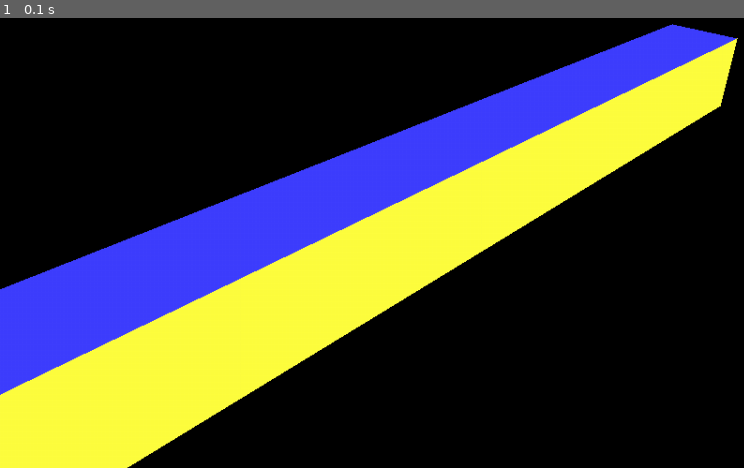
Above: before the commit, frame 1.
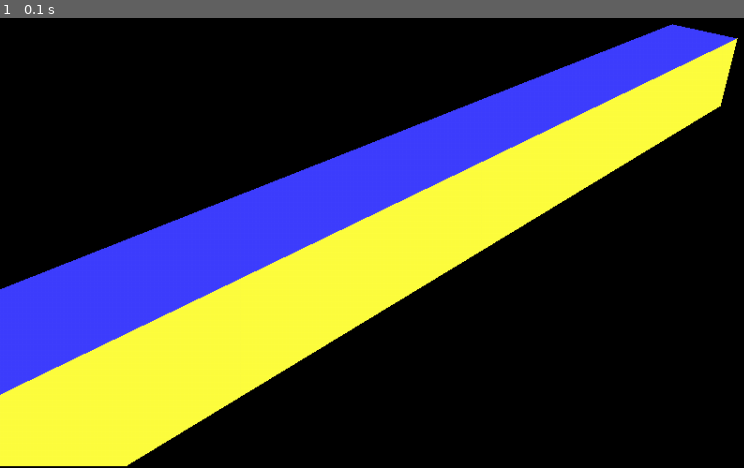
Above: after the commit, the same moment.

Repository: mooinglemur/2RX16
Game: pygame game, started from scripts/pygame-3d-scene.py
Same seed, same stepped clock (60 frames per second), same inputs: the game is played once before the commit and once after it.
Inputs:
- Up to frame 1 (0.1 s): no input

The runs differ from the first frame. In frame 1, 0.5% of the frame differs, in the area x 0-95%, y 22-100%.

Commit message:
clipping against all 4 edges

Diff:
--- a/scripts/pygame-3d-scene.py
+++ b/scripts/pygame-3d-scene.py
@@ -478,16 +478,21 @@
     return clipped_vertex
 
 
-def clip_face_against_edge(non_clipped_face, non_clipped_vertices, edge_name):
+def clip_face_against_edge(non_clipped_face, combined_vertices, edge_name):
     clipped_faces = []
-    clipped_vertices = []
+
+# FIXME: we should try to REUSE vertices!
+    start_vertex_index = len(combined_vertices)
+    svi = start_vertex_index
 
     # We need to check which of these vertices are INSIDE and OUTSIDE of the plane/edge we are clipping against
+
+    print(non_clipped_face['vertex_indices'])
 
     inside_vertices = []
     outside_vertices = []
     for vertex_index in range(3):
-        non_clipped_vertex = non_clipped_vertices[non_clipped_face['vertex_indices'][vertex_index]]
+        non_clipped_vertex = combined_vertices[non_clipped_face['vertex_indices'][vertex_index]]
 
         vertex_is_inside = is_2d_vertex_inside_edge(non_clipped_vertex, edge_name)
 
@@ -504,45 +509,45 @@
         pass
     elif (len(inside_vertices) == 3):
         # The triangle is completely inside the edge, we add it as-is
-        clipped_vertices += inside_vertices
+        combined_vertices += inside_vertices
         clipped_face = copy.deepcopy(non_clipped_face)
-        clipped_face['vertex_indices'] = [0,1,2]
+        clipped_face['vertex_indices'] = [0+svi,1+svi,2+svi]
         clipped_faces.append(clipped_face)
     elif (len(inside_vertices) == 1):
         # Out triangle gets shorter, so we return one smaller triangle
-        clipped_vertices.append(inside_vertices[0])
+        combined_vertices.append(inside_vertices[0])
         clipped_vertex_0 = clip_2d_vertex_against_edge(inside_vertices[0], outside_vertices[0], edge_name)
-        clipped_vertices.append(clipped_vertex_0)
+        combined_vertices.append(clipped_vertex_0)
         clipped_vertex_1 = clip_2d_vertex_against_edge(inside_vertices[0], outside_vertices[1], edge_name)
-        clipped_vertices.append(clipped_vertex_1)
+        combined_vertices.append(clipped_vertex_1)
         clipped_face = copy.deepcopy(non_clipped_face)
 # FIXME: we are NOT keeping the CORRECT ORDER of the vertices here!
-        clipped_face['vertex_indices'] = [0,1,2]
+        clipped_face['vertex_indices'] = [0+svi,1+svi,2+svi]
         clipped_faces.append(clipped_face)
     elif (len(inside_vertices) == 2):
         # We have a quad we have to split into two triangles
 
         # First triangle
-        clipped_vertices.append(inside_vertices[0])
+        combined_vertices.append(inside_vertices[0])
         clipped_vertex_1 = clip_2d_vertex_against_edge(inside_vertices[1], outside_vertices[0], edge_name)
-        clipped_vertices.append(clipped_vertex_1)
-        clipped_vertices.append(inside_vertices[1])
+        combined_vertices.append(clipped_vertex_1)
+        combined_vertices.append(inside_vertices[1])
 
         clipped_face = copy.deepcopy(non_clipped_face)
 # FIXME: we are NOT keeping the CORRECT ORDER of the vertices here!
-        clipped_face['vertex_indices'] = [0,1,2]
+        clipped_face['vertex_indices'] = [0+svi,1+svi,2+svi]
         clipped_faces.append(clipped_face)
 
         # Second triangle
         clipped_vertex_0 = clip_2d_vertex_against_edge(inside_vertices[0], outside_vertices[0], edge_name)
-        clipped_vertices.append(clipped_vertex_0)
+        combined_vertices.append(clipped_vertex_0)
 
         clipped_face = copy.deepcopy(non_clipped_face)
 # FIXME: we are NOT keeping the CORRECT ORDER of the vertices here!
-        clipped_face['vertex_indices'] = [0,3,1]
+        clipped_face['vertex_indices'] = [0+svi,3+svi,1+svi]
         clipped_faces.append(clipped_face)
 
-    return (clipped_faces, clipped_vertices)
+    return clipped_faces
 
 
 def camera_clip_projected_objects(projected_objects, camera_info):
@@ -553,35 +558,41 @@
 
     for current_object_name in projected_objects:
         projected_object = projected_objects[current_object_name]
+
         camera_clipped_projected_object = copy.deepcopy(projected_object)
-
         camera_clipped_projected_object['faces'] = []
-        camera_clipped_projected_object['vertices'] = []
-
-        non_clipped_vertices = projected_object['vertices']
+        # We KEEP the old vertices! (even though they are all not being used at the end!
+        # camera_clipped_projected_object['vertices'] = []
+
+        # For this object we keep track of all clipped vertices being created
+        combined_vertices = camera_clipped_projected_object['vertices']
+
+        #non_clipped_vertices = projected_object['vertices']
 
         # We determine -for each face in the object- whether it should be clipped against the edges of the screen
         for non_clipped_face in projected_object['faces']:
 
-            # FIXME: we create many *DUPLICATE* vertices using this technique! Is there a SMARTER way?
-
-
-# FIXME: iterate over LEFT/TOP/RIGHT/BOTTOM edge!
-#            for edge_name in edge_names
-
-            (clipped_faces, clipped_vertices) = clip_face_against_edge(non_clipped_face, non_clipped_vertices, 'LEFT')
-
-            old_nr_of_vertices = len(camera_clipped_projected_object['vertices'])
-            camera_clipped_projected_object['vertices'] += clipped_vertices
-            for clipped_face in clipped_faces:
-                # The vertex indices in this face have to be adjusted, since the vertices has just been added to a larger list
-                # of vertices. So we adjust the vertice_indexes accordingly
-
-                clipped_face['vertex_indices'][0] += old_nr_of_vertices
-                clipped_face['vertex_indices'][1] += old_nr_of_vertices
-                clipped_face['vertex_indices'][2] += old_nr_of_vertices
-
-                camera_clipped_projected_object['faces'].append(clipped_face)
+            # We start with the non-clipped face we want to clip along all 4 edges
+            queue_faces = [ non_clipped_face ]
+
+            print(queue_faces)
+            for edge_name in edge_names:
+
+                clipped_faces_against_this_edge = []
+                for queue_face in queue_faces:
+
+                    # FIXME: we create many *DUPLICATE* vertices using this technique! Is there a SMARTER way?
+
+                    # The clipped_vertices is an OUPUT vertex-array that gets extended each time!
+                    # We *extend* clipped_faces_against_this_edge here
+                    clipped_faces_against_this_edge += clip_face_against_edge(queue_face, combined_vertices, edge_name)
+
+                # The output faces (left over after clipping) become the input faces for the next edge
+                queue_faces = clipped_faces_against_this_edge
+
+
+            # After clipping against all 4 edges we are left with only clipped faces in the queue
+            camera_clipped_projected_object['faces'] += queue_faces
 
 
         #print(projected_object['faces'])
